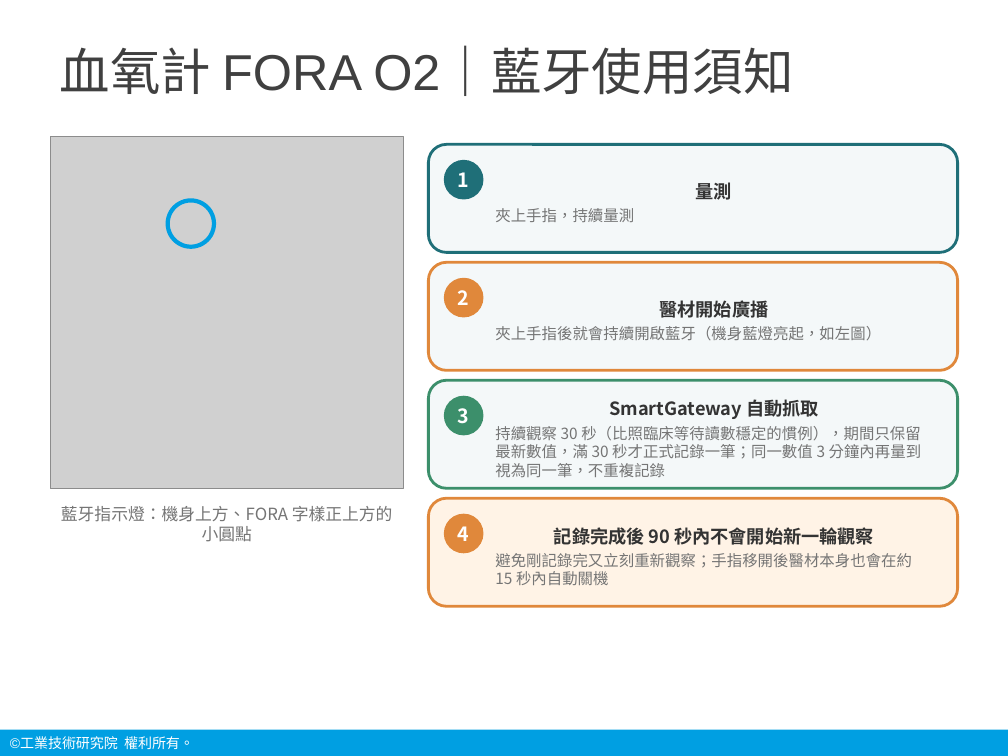
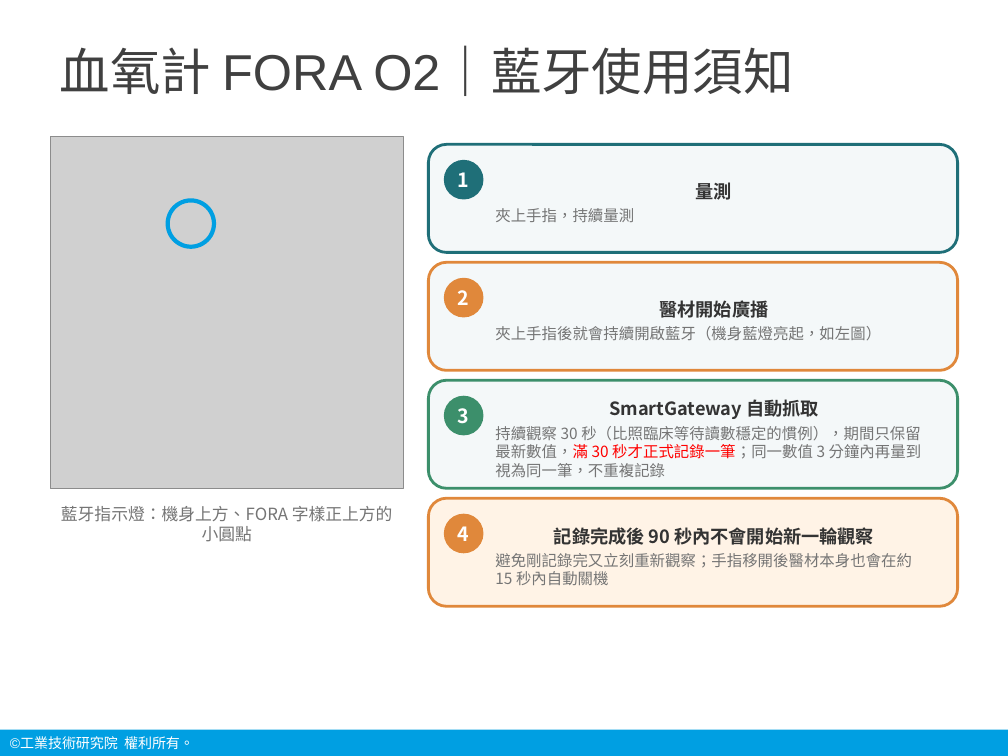
Before and after one commit to chanwunkong/pico-vitals-gateway, a slide deck: slide 17 of 說明/生理訊號中繼裝置_操作說明_20260908.pptx. Drawn at 1008x756 pixels with LibreOffice and Linux fonts; fonts in the diff are those of the drawing; grey boxes stand for pictures; background and template pictures are left out. Boxes give left, top, right and bottom in pixels: in the first picture for what was removed or moved away, otherwise in the second. Text is boxed around its words. In the diff, an @@ line names an element or a change of style, - is before the commit and + after.

```diff
--- a/說明/生理訊號中繼裝置_操作說明_20260908.pptx
+++ b/說明/生理訊號中繼裝置_操作說明_20260908.pptx
@@ text in rounded rectangle at bbox=[495, 426, 922, 477]: text colour #757575 to #FF0000 in "秒（比照臨床等待讀數穩定的慣例），期間只保留最新數值，滿 30 秒才正式記錄一筆；同一數值" @@
```
Also in this commit, not shown: 4 other slides changed, 3 slides added, 8 other files.
